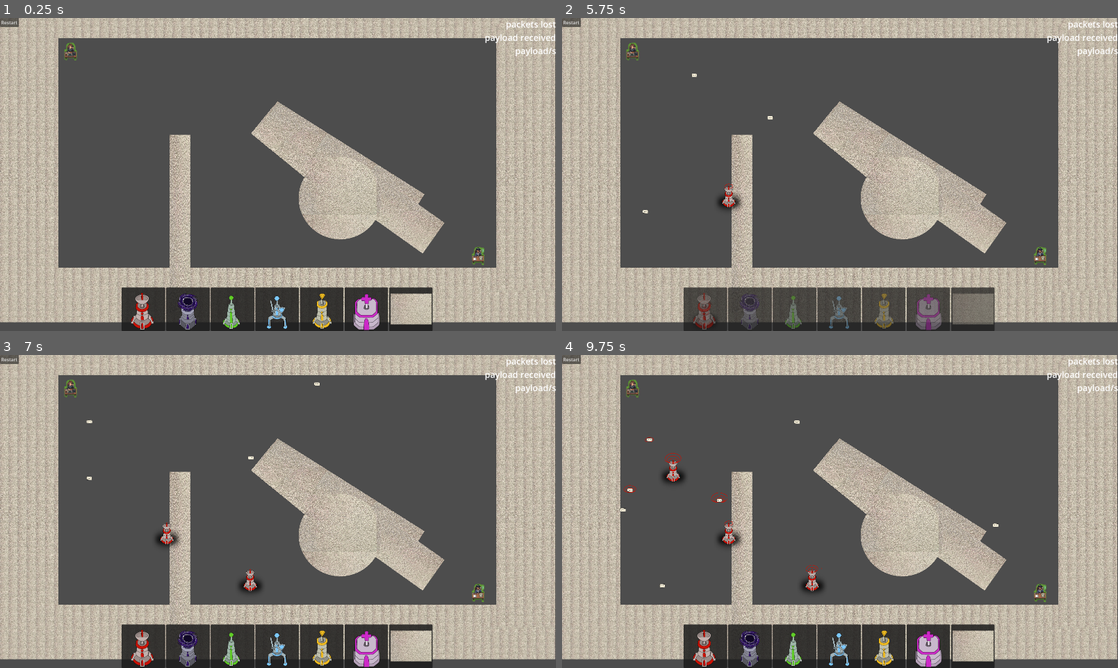
Above: before the commit, frames 1-4 (two rows, left to right).
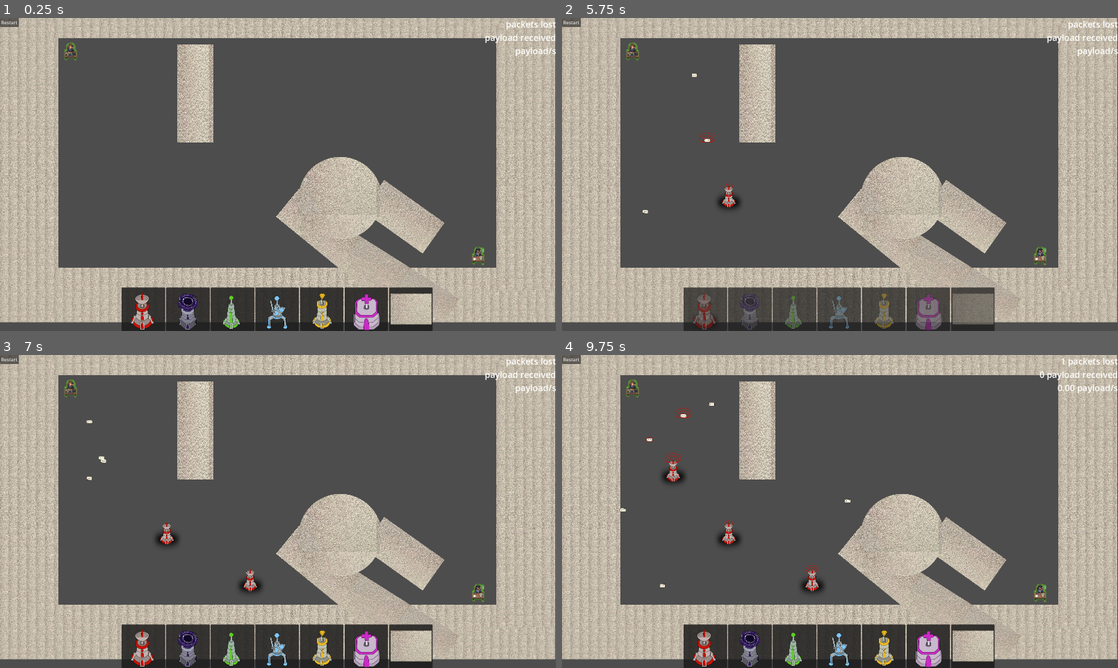
Above: after the commit, the same moments.

Repository: ryupold/ld59
Game: Godot game, scene res://scenes/main.tscn
Same seed, same stepped clock (60 frames per second), same inputs: the game is played once before the commit and once after it. The engine's default icon, where the game draws it, is replaced by a stand-in: a white triangle on a blue panel in a dark square.
Inputs (mouse positions are in pixels of both pictures, inside the frame that each line leads up to):
- Up to frame 1 (0.25 s): no input
- Up to frame 2 (5.75 s): click "Restart" at 0.5 s; click "Restart" at 1.25 s; click "Restart" at 2 s; click (706, 309) at 2.77 s; drag from (706, 312) to (634, 52) at 3.52 s; tap Enter at 4.25 s; drag from (728, 190) to (634, 52) at 4.27 s; click (706, 309) at 5.02 s
- Up to frame 3 (7 s): move the mouse to (144, 649) at 5.77 s; click (144, 649) at 5.92 s; drag from (250, 574) to (478, 592) at 6.52 s
- Up to frame 4 (9.75 s): click (706, 646) at 7.27 s; drag from (706, 649) to (728, 527) at 8.02 s; drag from (673, 464) to (728, 527) at 8.77 s; move the mouse to (867, 511) at 9.52 s; click (867, 511) at 9.67 s

The runs differ from the first frame. In frame 1, 8.2% of the frame differs, in the area x 30-83%, y 8-97%; in frame 2, 8.2%; in frame 3, 8.2%; in frame 4, 8.4%, in the area x 11-100%, y 0-97%.

Commit message:
fix wall pivots

Diff:
--- a/ld59-game/entities/walls/cicle_wall.gd
+++ b/ld59-game/entities/walls/cicle_wall.gd
@@ -11,3 +11,4 @@
 	$TextureRect.size = size
 	($StaticBody2D/CollisionShape2D.shape as CircleShape2D).radius = size.x / 2
 	$StaticBody2D/CollisionShape2D.position = size / 2
+	pivot_offset = size / 2
--- a/ld59-game/entities/walls/cicle_wall.tscn
+++ b/ld59-game/entities/walls/cicle_wall.tscn
@@ -2,10 +2,10 @@
 
 [ext_resource type="Texture2D" uid="uid://ru7u2urulhji" path="res://entities/walls/wall_texture_round.png" id="1_ietbt"]
 [ext_resource type="Texture2D" uid="uid://catuqaebhdrfa" path="res://entities/walls/wall_texture.jpg" id="1_n7i81"]
-[ext_resource type="Script" path="res://entities/walls/cicle_wall.gd" id="2_n7i81"]
+[ext_resource type="Script" uid="uid://8570h0ya37kh" path="res://entities/walls/cicle_wall.gd" id="2_n7i81"]
 
 [sub_resource type="CircleShape2D" id="CircleShape2D_n7i81"]
-radius = 250.0
+radius = 409.4109
 
 [node name="CircleWall" type="TextureRect" unique_id=2117046853]
 clip_children = 1
--- a/ld59-game/entities/walls/rectangle_wall.gd
+++ b/ld59-game/entities/walls/rectangle_wall.gd
@@ -8,5 +8,6 @@
 	resized.connect(onResize)
 
 func onResize():
-	($TextureRect/CollisionShape2D.shape as RectangleShape2D).size = size
-	$TextureRect/CollisionShape2D.position = size / 2
+	($StaticBody2D/CollisionShape2D.shape as RectangleShape2D).size = size
+	$StaticBody2D/CollisionShape2D.position = size / 2
+	pivot_offset = size / 2
--- a/ld59-game/entities/walls/rectangle_wall.tscn
+++ b/ld59-game/entities/walls/rectangle_wall.tscn
@@ -25,8 +25,8 @@
 stretch_mode = 1
 script = ExtResource("2_vd46v")
 
-[node name="TextureRect" type="StaticBody2D" parent="." unique_id=1934212656]
+[node name="StaticBody2D" type="StaticBody2D" parent="." unique_id=1934212656]
 
-[node name="CollisionShape2D" type="CollisionShape2D" parent="TextureRect" unique_id=1601416324]
+[node name="CollisionShape2D" type="CollisionShape2D" parent="StaticBody2D" unique_id=1601416324]
 position = Vector2(250, 250)
 shape = SubResource("RectangleShape2D_of5om")
--- a/ld59-game/scenes/levels/first_level.tscn
+++ b/ld59-game/scenes/levels/first_level.tscn
@@ -32,11 +32,12 @@
 position = Vector2(4244, 2307)
 
 [node name="RectangleWall" parent="." unique_id=369208461 instance=ExtResource("6_3kh8m")]
-offset_left = 1058.0
-offset_top = 1736.0
-offset_right = 1558.0
-offset_bottom = 2236.0
+offset_left = 1023.6973
+offset_top = 569.32153
+offset_right = 1902.4199
+offset_bottom = 845.1786
 scale = Vector2(0.405, 3.5)
+pivot_offset = Vector2(439.3613, 137.92853)
 
 [node name="RectangleWall2" parent="." unique_id=496078732 instance=ExtResource("6_3kh8m")]
 offset_left = 2744.723
@@ -44,6 +45,7 @@
 offset_right = 3102.3584
 offset_bottom = 2953.1775
 rotation = 2.2557116
+pivot_offset = Vector2(178.81775, 717.8467)
 
 [node name="RectangleWall3" parent="." unique_id=121758671 instance=ExtResource("6_3kh8m")]
 offset_left = 3120.5288
@@ -51,6 +53,7 @@
 offset_right = 3393.4963
 offset_bottom = 3237.8887
 rotation = 2.1334991
+pivot_offset = Vector2(136.48376, 856.2073)
 
 [node name="RectangleWall4" parent="." unique_id=485338014 instance=ExtResource("6_3kh8m")]
 offset_left = 3257.9998
@@ -72,3 +75,4 @@
 offset_top = 1331.0
 offset_right = 3295.8218
 offset_bottom = 2141.0
+pivot_offset = Vector2(409.4109, 405)
Not shown: 1 places in ld59-game/scenes/levels/first_level.tscn that only renumber resources
